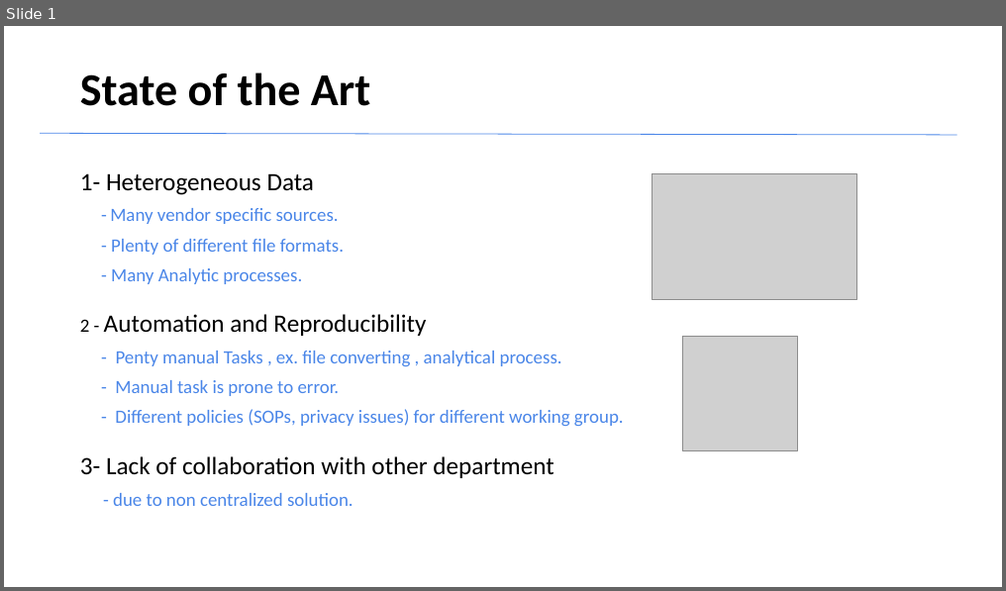
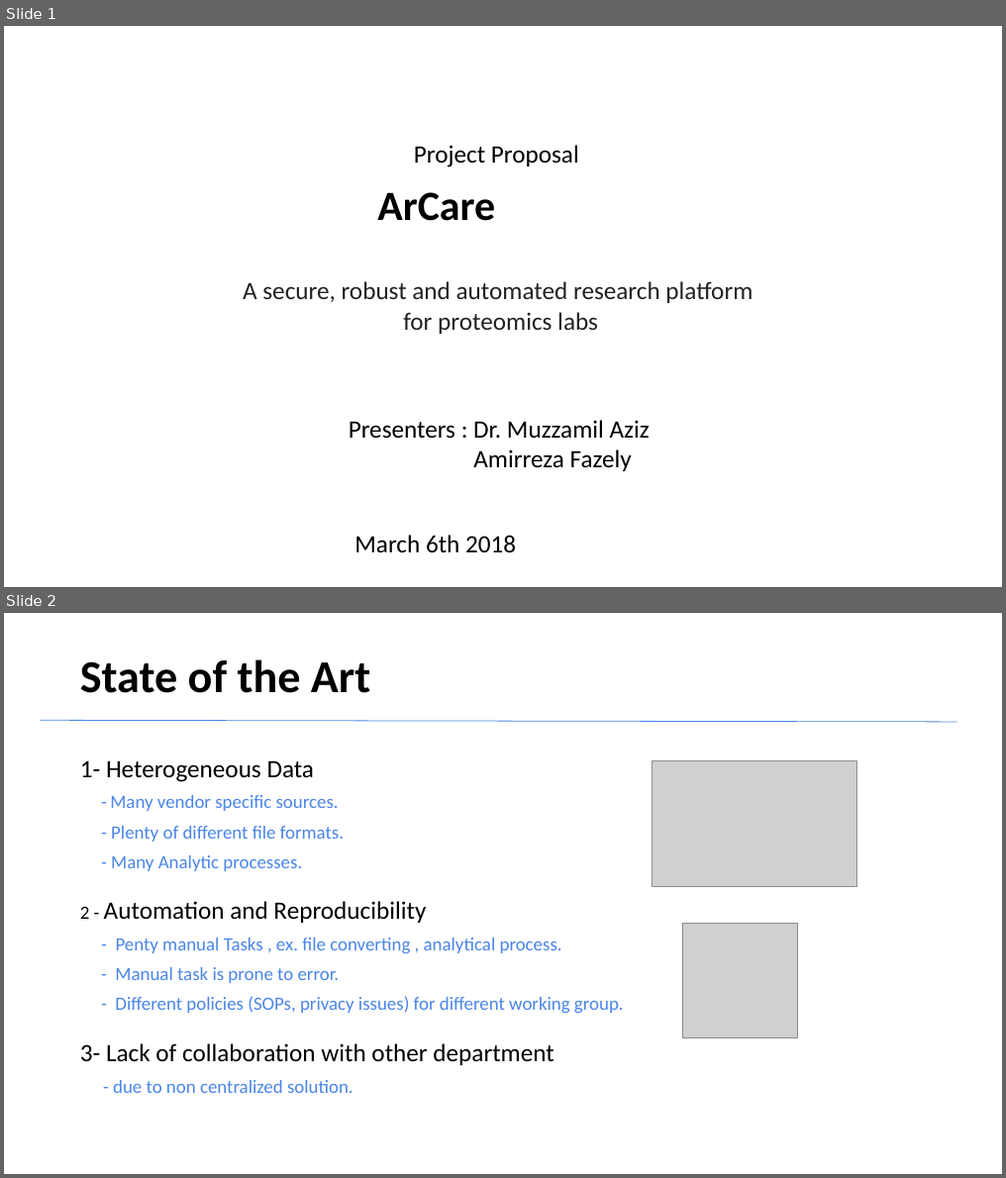
Before and after one commit to arfazel/ArCare, a slide deck: GPF-Presentation1.pptx. Shown one above the other, each under a label of ours: slide 1 before the commit, slides 1 and 2 after it. The pictures are 1006x591 and 1006x1178 pixels, drawn with LibreOffice and Linux fonts; fonts in the diff are those of the drawing; grey boxes stand for pictures; background and template pictures are left out. Boxes give left, top, right and bottom in pixels: in the first picture for what was removed or moved away, otherwise in the second. Text is boxed around its words. In the diff, an @@ line names an element or a change of style, - is before the commit and + after.

Commit message:
GPF Presentation - 6th March 2018

```diff
--- a/GPF-Presentation1.pptx
+++ b/GPF-Presentation1.pptx
@@ slide 1 added at (4, 26, 1002, 587), background picture (left out) @@
@@ text added at (243, 145, 752, 334), 24 pt, text #222222 @@
+Project Proposal
+ArCare
+A secure, robust and automated research platform
+for proteomics labs
@@ text added at (349, 420, 649, 554), 24 pt, text #000000 @@
+Presenters : Dr. Muzzamil Aziz
+Amirreza Fazely
+March 6th 2018
@@ what was slide 1 is now slide 2 @@
```
Also in this commit, not shown: 1 other slide added.
